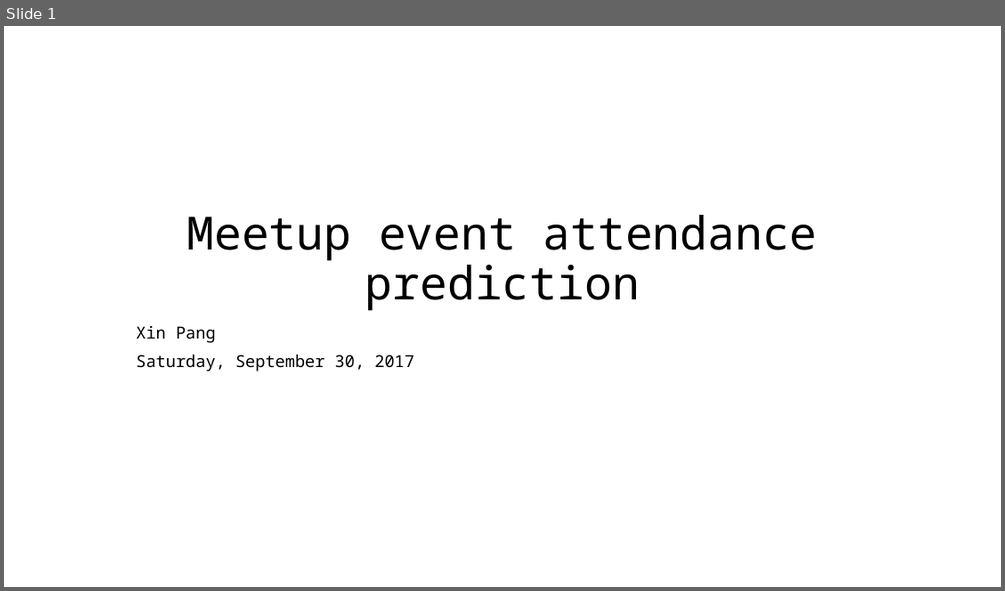
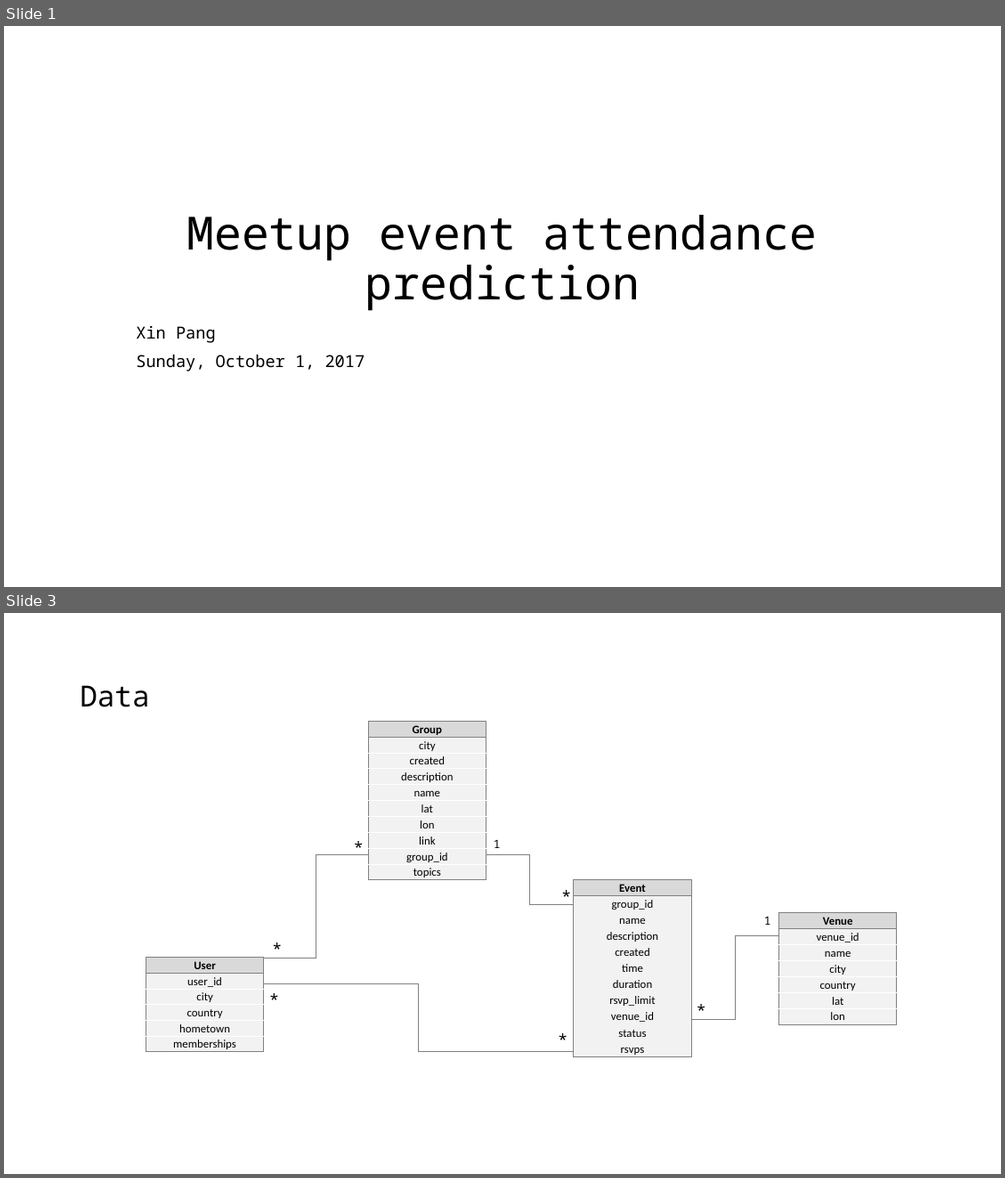
Before and after one commit to joyceXD/meetup-attendence-pred, a slide deck: presentation/meetup-attendance-prediction.pptx. Shown one above the other, each under a label of ours: slide 1 before the commit, slides 1 and 3 after it; the slides between them are not shown. The pictures are 1005x591 and 1005x1178 pixels, drawn with LibreOffice and Linux fonts; fonts in the diff are those of the drawing. Boxes give left, top, right and bottom in pixels: in the first picture for what was removed or moved away, otherwise in the second. Text is boxed around its words. In the diff, an @@ line names an element or a change of style, - is before the commit and + after.

```diff
--- a/presentation/meetup-attendance-prediction.pptx
+++ b/presentation/meetup-attendance-prediction.pptx
@@ slide 3 added at <box>4,613,1001,1174</box>, background #FFFFFF @@
@@ title added at <box>80,685,149,707</box>, 28 pt, text #000000 @@
+Data
@@ table added at <box>368,722,485,884</box>, 10 rows, 1 columns @@
+Group
+city
+created
+description
+name
+lat
+lon
+link
+group_id
+topics
@@ text added at <box>347,834,369,861</box>, 16 pt, text #000000 @@
+*
@@ text added at <box>494,840,501,848</box>, 11 pt, text #000000 @@
+1
@@ elbow line added from (368, 855) to (264, 958), #808080 1 pt @@
@@ elbow line added from (486, 855) to (574, 904), #808080 1 pt @@
@@ text added at <box>554,883,577,910</box>, 16 pt, text #000000 @@
+*
@@ table added at <box>574,880,691,1058</box>, 11 rows, 1 columns @@
+Event
+group_id
+name
+description
+created
+time
+duration
+rsvp_limit
+venue_id
+status
+rsvps
@@ text added at <box>764,916,771,925</box>, 11 pt, text #000000 @@
+1
@@ table added at <box>778,912,896,1024</box>, 7 rows, 1 columns @@
+Venue
+venue_id
+name
+city
+country
+lat
+lon
@@ table added at <box>146,957,264,1055</box>, 6 rows, 1 columns @@
+User
+user_id
+city
+country
+hometown
+memberships
@@ text added at <box>265,934,287,962</box>, 16 pt, text #000000 @@
+*
@@ elbow line added from (691, 1019) to (778, 936), #808080 1 pt @@
@@ text added at <box>262,985,284,1013</box>, 16 pt, text #000000 @@
+*
@@ elbow line added from (574, 1052) to (264, 984), #808080 1 pt @@
@@ text added at <box>689,997,712,1024</box>, 16 pt, text #000000 @@
+*
@@ text added at <box>550,1026,573,1054</box>, 16 pt, text #000000 @@
+*
@@ slide 1 changed as well @@
@@ subtitle at <box>136,354,365,371</box>: text changed @@
-Saturday, September 30, 2017
+Sunday, October 1, 2017
```
Also in this commit, not shown: 5 other slides added, 1 slide removed, 10 other files.
